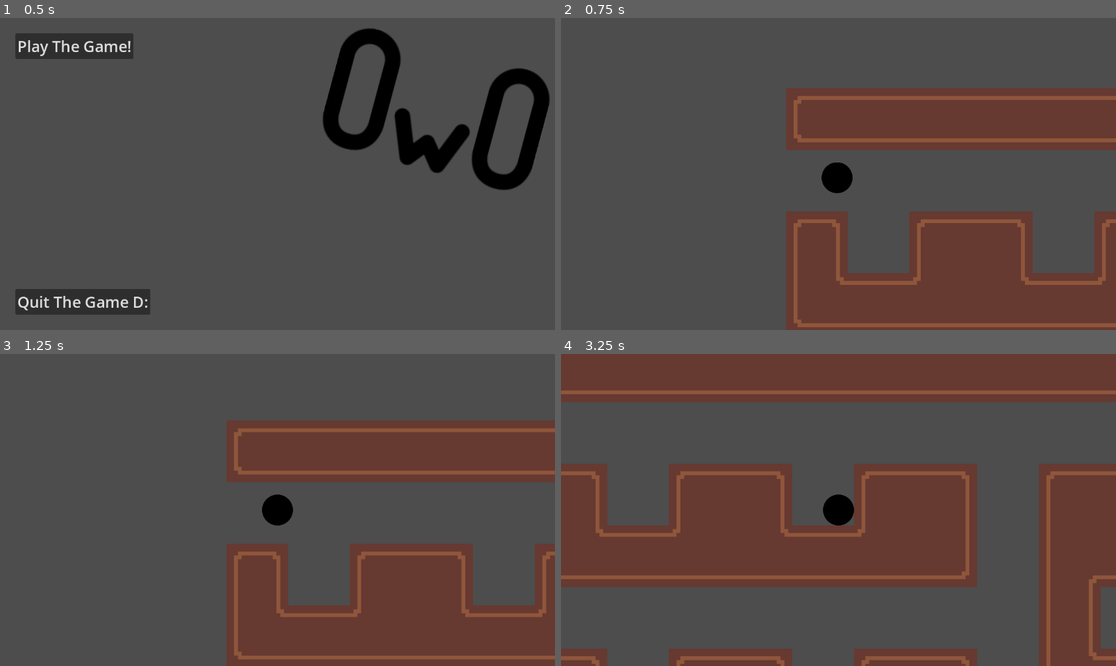
Above: before the commit, frames 1-4 (two rows, left to right).
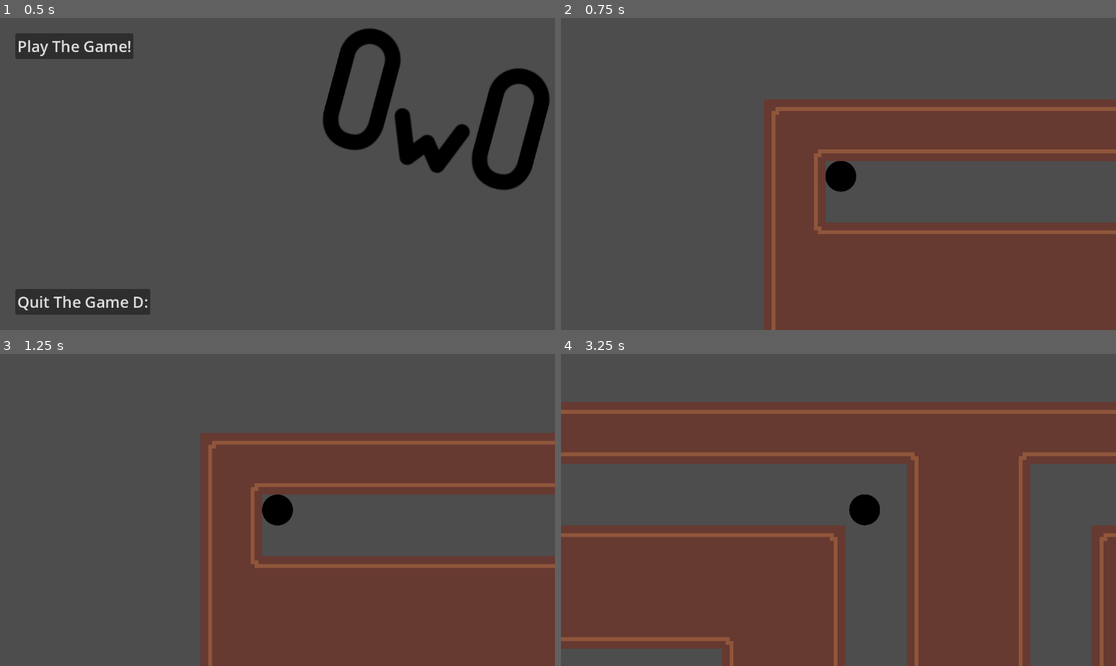
Above: after the commit, the same moments.

Repository: Omay238/gooberts-spoopy-world
Game: Godot game, scene res://scenes/menu.tscn
Two runs of this game, one before a commit and one after it. Both use one fixed random seed, a clock stepped at 60 frames per second and the inputs below.
Inputs:
- Up to frame 1 (0.5 s): no input
- Up to frame 2 (0.75 s): click "Play The Game!" at 0.5 s
- Up to frame 3 (1.25 s): no input
- Up to frame 4 (3.25 s): tap Enter at 1.25 s; hold D (move_right) 1.28-2.03 s; tap Alt at 1.35, 2.85 s; hold S (move_down) 2.03-2.78 s; tap Shift at 2.1 s; hold D (move_right) from 2.78 s (still down)

Frame 1 is identical in both runs. In frame 2, 17% of the frame differs, in the area x 36-100%, y 22-100%; in frame 3, 17%; in frame 4, 76%, in the area x 0-100%, y 0-100%.

Commit message:
fix maze generation

Diff:
--- a/scripts/mapgen.gd
+++ b/scripts/mapgen.gd
@@ -24,10 +24,10 @@
 		var neighbors = []
 
 		# i've like, never used bitwise operations
-		if y > 0 && !grid[y - 1][x] & 0b00001: neighbors.append([x, y - 1, 0b00])
-		if y + 1 < height && !grid[y + 1][x] & 0b00001: neighbors.append([x, y + 1, 0b01])
-		if x > 0 && !grid[y][x - 1] & 0b00001: neighbors.append([x - 1, y, 0b10])
-		if x + 1 < width && !grid[y][x + 1] & 0b00001: neighbors.append([x + 1, y, 0b11])
+		if y > 0 && !(grid[y - 1][x] & 0b00001): neighbors.append([x, y - 1, 0b00])
+		if y + 1 < height && !(grid[y + 1][x] & 0b00001): neighbors.append([x, y + 1, 0b01])
+		if x > 0 && !(grid[y][x - 1] & 0b00001): neighbors.append([x - 1, y, 0b10])
+		if x + 1 < width && !(grid[y][x + 1] & 0b00001): neighbors.append([x + 1, y, 0b11])
 
 		if len(neighbors) > 0:
 			var neighbor = neighbors.pick_random()
@@ -68,11 +68,11 @@
 
 			if grid[y][x] & 0b10000:
 				tiles.append(Vector2i(x * 3, y * 3 - 1))
-			elif grid[y][x] & 0b01000:
+			if grid[y][x] & 0b01000:
 				tiles.append(Vector2i(x * 3 + 1, y * 3))
-			elif grid[y][x] & 0b00100:
+			if grid[y][x] & 0b00100:
 				tiles.append(Vector2i(x * 3, y * 3 + 1))
-			elif grid[y][x] & 0b00010:
+			if grid[y][x] & 0b00010:
 				tiles.append(Vector2i(x * 3 - 1, y * 3))
 
 			if grid[y][x] == 0b00001:
